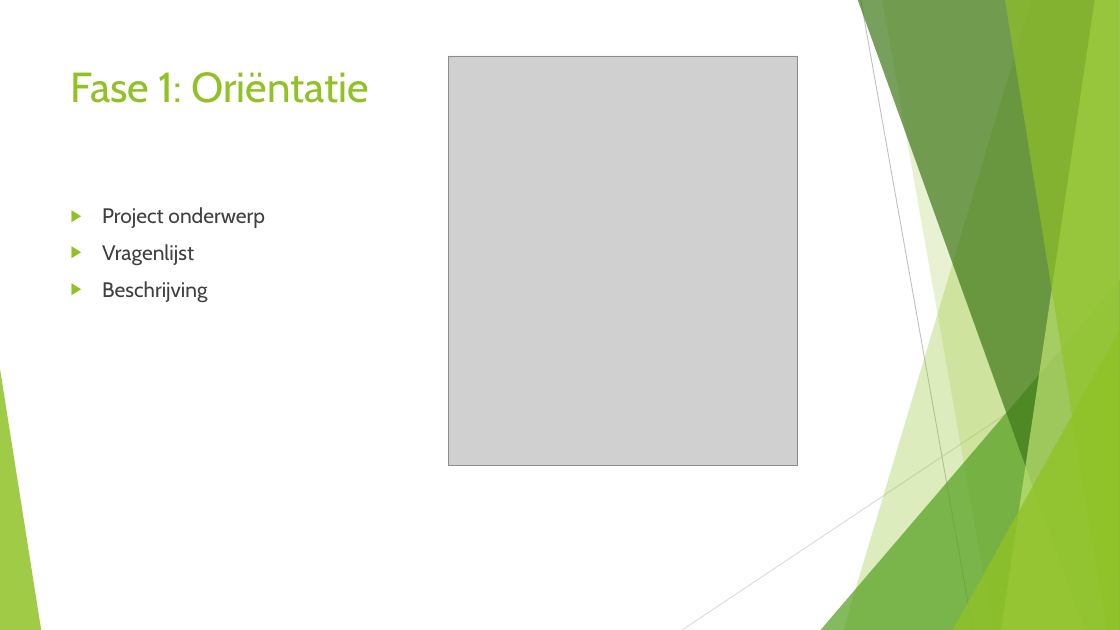
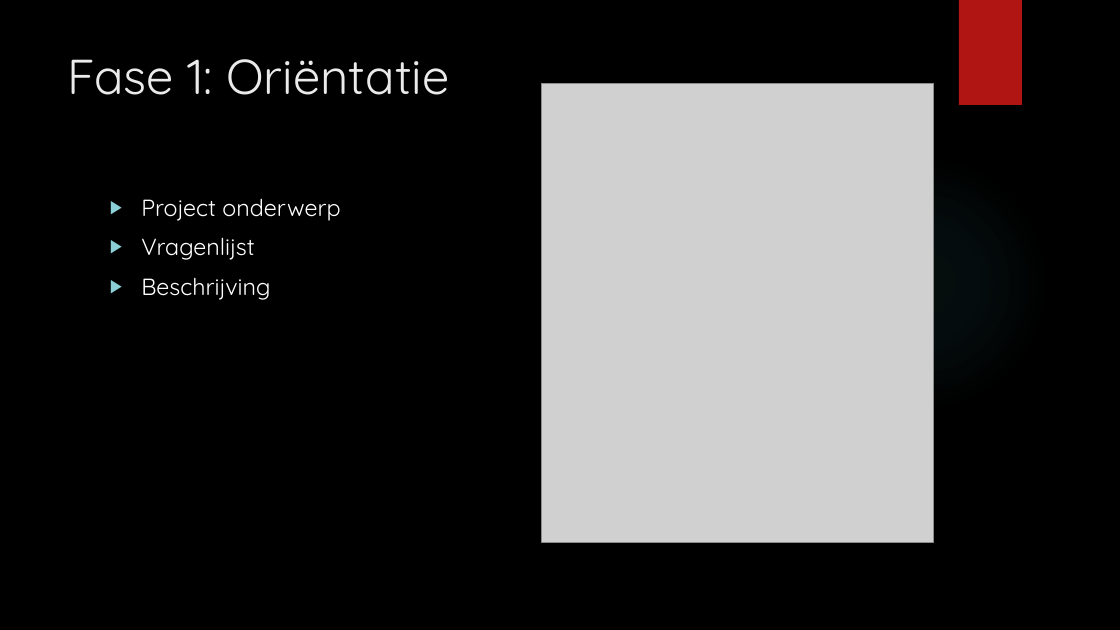
Before and after one commit to Stixs/tovuti, a slide deck: slide 2 of docs/PP.pptx. Drawn at 1120x630 pixels with LibreOffice and Linux fonts; fonts in the diff are those of the drawing; grey boxes stand for pictures; background and template pictures are left out. Boxes give left, top, right and bottom in pixels: in the first picture for what was removed or moved away, otherwise in the second. Text is boxed around its words. In the diff, an @@ line names an element or a change of style, - is before the commit and + after.

```diff
--- a/docs/PP.pptx
+++ b/docs/PP.pptx
@@ background #FFFFFF to picture (left out) @@
@@ rectangle added at bbox=[959, 0, 1022, 105], fill #B01513 @@
@@ title "Fase 1: Oriëntatie": place and size @@
-title "Fase 1: Oriëntatie" at bbox=[71, 72, 369, 103]
+title "Fase 1: Oriëntatie" at bbox=[68, 59, 449, 95]
@@ title "Fase 1: Oriëntatie" at bbox=[68, 59, 449, 95]: size 36 to 42 pt, font Cabin to Quicksand, text colour #90C226 to #EBEBEB @@
@@ picture: place and size @@
-picture at bbox=[449, 56, 798, 466]
+picture at bbox=[542, 83, 933, 542]
@@ ellipse added at bbox=[791, 154, 1049, 413], fill gradient #50B9C1 @@
@@ text "Project onderwerp": place and size @@
-text "Project onderwerp" at bbox=[102, 207, 265, 303]
+text "Project onderwerp" at bbox=[141, 199, 340, 300]
@@ text "Project onderwerp" at bbox=[141, 199, 340, 300]: size 18 to 20 pt, font Cabin to Quicksand, text colour #404040 to #FFFFFF; bullet colour #90C226 to #8AD0D6 @@
@@ group removed at bbox=[0, 0, 1120, 630]: 5 freeform shapes, 3 triangles, 2 lines @@
```
Also in this commit, not shown: 6 other slides changed.
